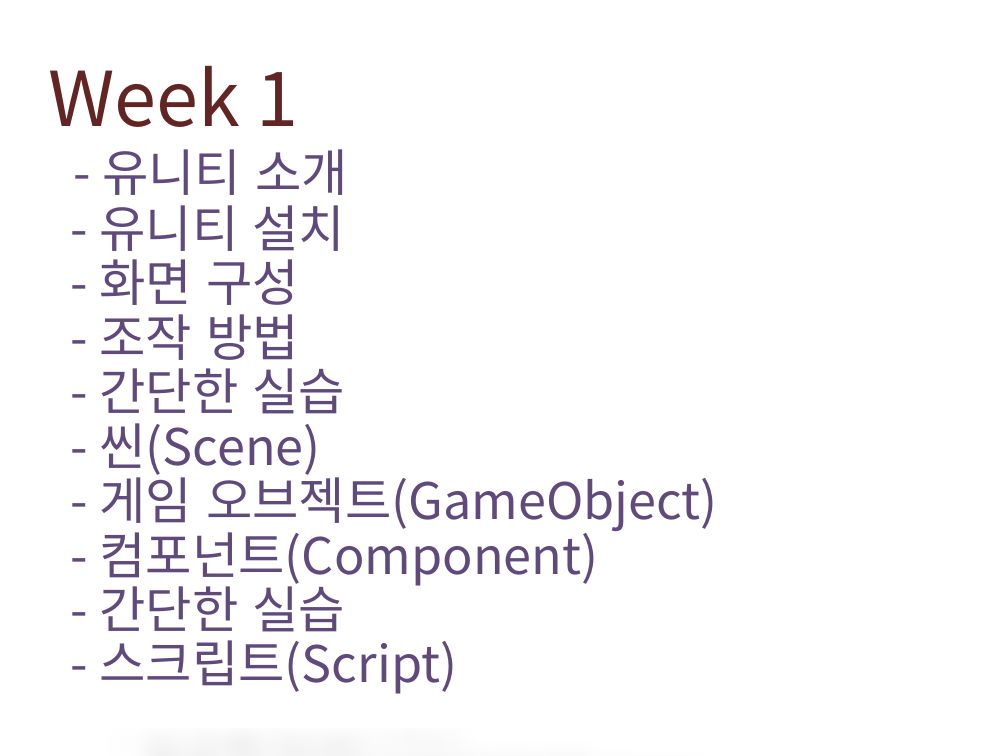
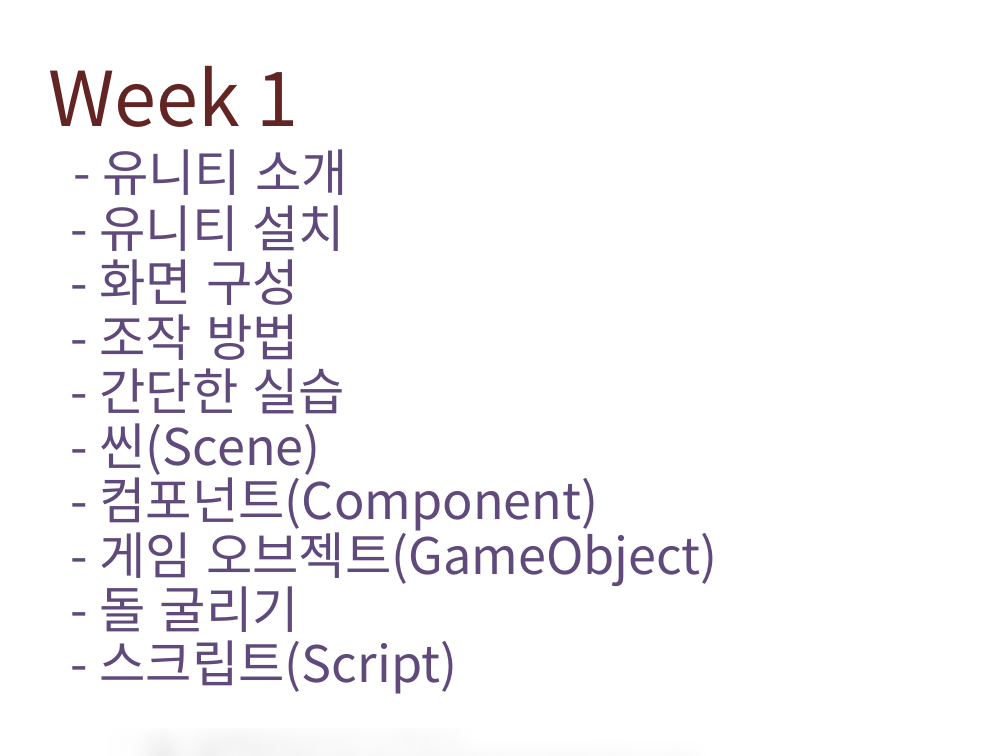
Before and after one commit to IamGroooooot/cien-unity-2019, a slide deck: slide 2 of 1주차.pptx. Drawn at 1008x756 pixels with LibreOffice and Linux fonts; fonts in the diff are those of the drawing. Boxes give left, top, right and bottom in pixels: in the first picture for what was removed or moved away, otherwise in the second. Text is boxed around its words. In the diff, an @@ line names an element or a change of style, - is before the commit and + after.

```diff
--- a/1주차.pptx
+++ b/1주차.pptx
@@ text at [99, 468, 598, 531]: paragraph added @@
+- 컴포넌트(Component)
@@ text at [99, 577, 299, 641]: text changed @@
-- 컴포넌트(Component)
-- 간단한 실습
+- 돌 굴리기
```
Also in this commit, not shown: 8 other slides changed, 20 slides added, 1 slide removed.
